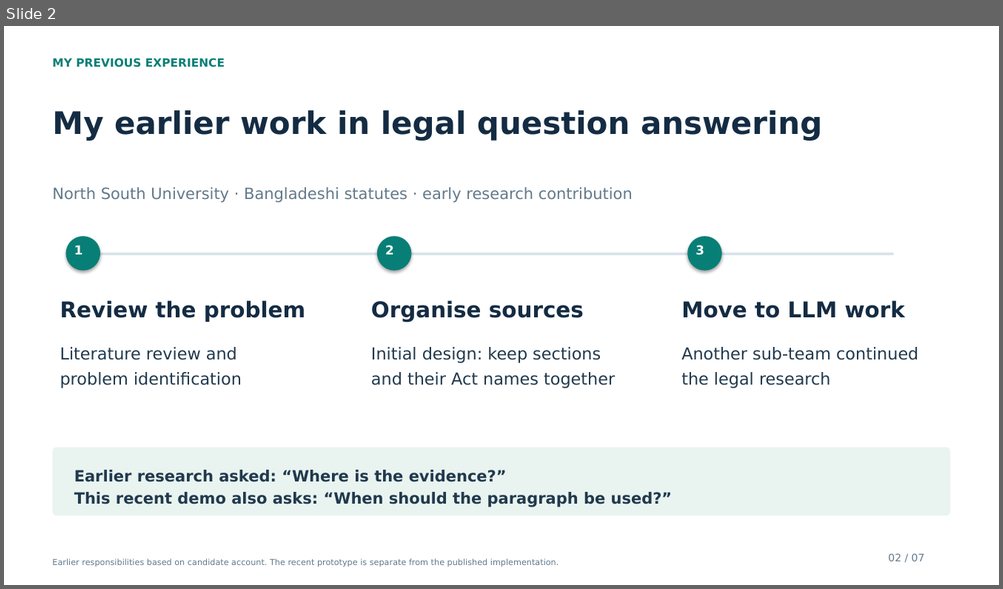
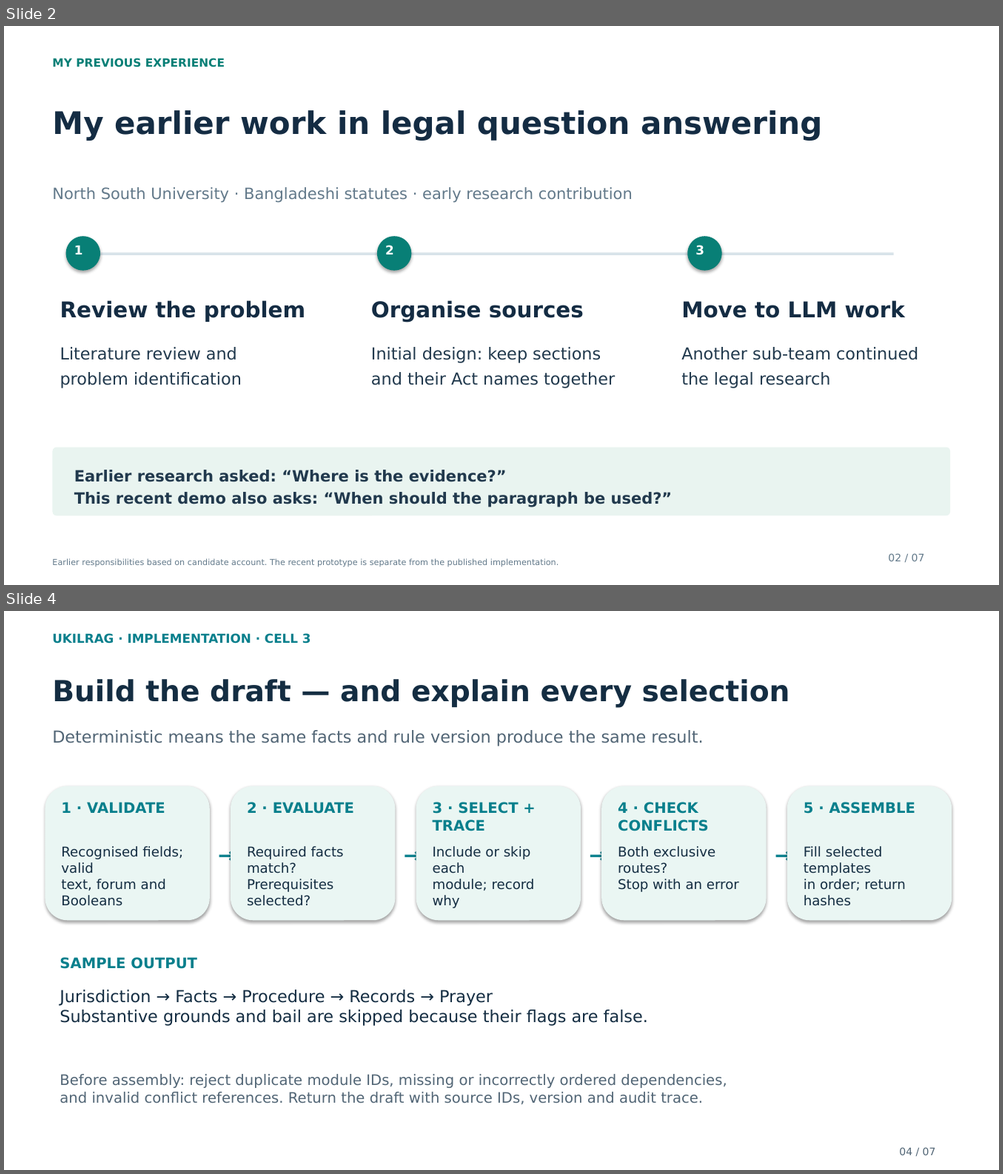
Before and after one commit to nafismam/UkilRAG, a slide deck: presentation/Nafis_Ismam_Docitalis_Final.pptx. Shown one above the other, each under a label of ours: slide 2 before the commit, slides 2 and 4 after it; the slides between them are not shown. The pictures are 1003x589 and 1003x1174 pixels, drawn with LibreOffice and Linux fonts; fonts in the diff are those of the drawing. Boxes give left, top, right and bottom in pixels: in the first picture for what was removed or moved away, otherwise in the second. Text is boxed around its words. In the diff, an @@ line names an element or a change of style, - is before the commit and + after.

Commit message:
Add horizontal flowcharts to implementation slides

```diff
--- a/presentation/Nafis_Ismam_Docitalis_Final.pptx
+++ b/presentation/Nafis_Ismam_Docitalis_Final.pptx
@@ slide 4 added at [4, 611, 999, 1170], background #FFFFFF @@
@@ text added at [52, 633, 311, 644], 12 pt, text #087F8C, bold @@
+UKILRAG · IMPLEMENTATION · CELL 3
@@ text added at [52, 679, 790, 708], 28 pt, text #142D42, bold @@
+Build the draft — and explain every selection
@@ text added at [52, 730, 703, 746], 16 pt, text #516575 @@
+Deterministic means the same facts and rule version produce the same result.
@@ rounded rectangle added at [45, 786, 210, 920], fill #EAF6F3 @@
@@ rounded rectangle added at [231, 786, 395, 920], fill #EAF6F3 @@
@@ rounded rectangle added at [416, 786, 580, 920], fill #EAF6F3 @@
@@ rounded rectangle added at [602, 786, 766, 920], fill #EAF6F3 @@
@@ rounded rectangle added at [787, 786, 951, 920], fill #EAF6F3 @@
@@ text added at [61, 802, 165, 813], 14 pt, text #087F8C, bold @@
+1 · VALIDATE
@@ text added at [247, 802, 354, 814], 14 pt, text #087F8C, bold @@
+2 · EVALUATE
@@ text added at [432, 802, 518, 832], 14 pt, text #087F8C, bold @@
+3 · SELECT + TRACE
@@ text added at [617, 802, 708, 832], 14 pt, text #087F8C, bold @@
+4 · CHECK CONFLICTS
@@ text added at [803, 802, 915, 814], 14 pt, text #087F8C, bold @@
+5 · ASSEMBLE
@@ text added at [61, 846, 183, 906], 13 pt, text #142D42 @@
+Recognised fields; valid
+text, forum and Booleans
@@ text added at [210, 839, 232, 869], 20 pt, text #087F8C, bold @@
+→
@@ text added at [247, 846, 344, 906], 13 pt, text #142D42 @@
+Required facts match?
+Prerequisites selected?
@@ text added at [396, 839, 418, 869], 20 pt, text #087F8C, bold @@
+→
@@ text added at [432, 846, 535, 908], 13 pt, text #142D42 @@
+Include or skip each
+module; record why
@@ text added at [581, 839, 603, 869], 20 pt, text #087F8C, bold @@
+→
@@ text added at [617, 846, 739, 892], 13 pt, text #142D42 @@
+Both exclusive routes?
+Stop with an error
@@ text added at [767, 839, 788, 869], 20 pt, text #087F8C, bold @@
+→
@@ text added at [803, 846, 905, 906], 13 pt, text #142D42 @@
+Fill selected templates
+in order; return hashes
@@ text added at [60, 957, 197, 969], 14 pt, text #087F8C, bold @@
+SAMPLE OUTPUT
@@ text added at [60, 990, 648, 1026], 16 pt, text #142D42 @@
+Jurisdiction → Facts → Procedure → Records → Prayer
+Substantive grounds and bail are skipped because their flags are false.
@@ text added at [60, 1074, 726, 1105], 14 pt, text #516575 @@
+Before assembly: reject duplicate module IDs, missing or incorrectly ordered dependencies,
+and invalid conflict references. Return the draft with source IDs, version and audit trace.
@@ text added at [899, 1147, 936, 1156], 10 pt, text #516575 @@
+04 / 07
```
Also in this commit, not shown: 3 slides changed, 1 slide removed, 1 other file.
